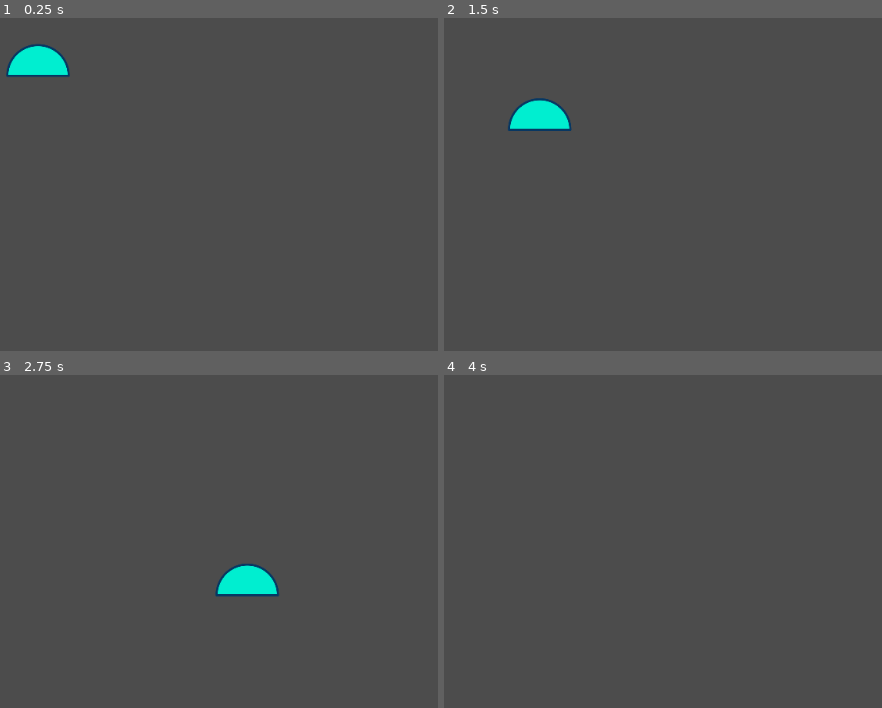
Above: before the commit, frames 1-4 (two rows, left to right).
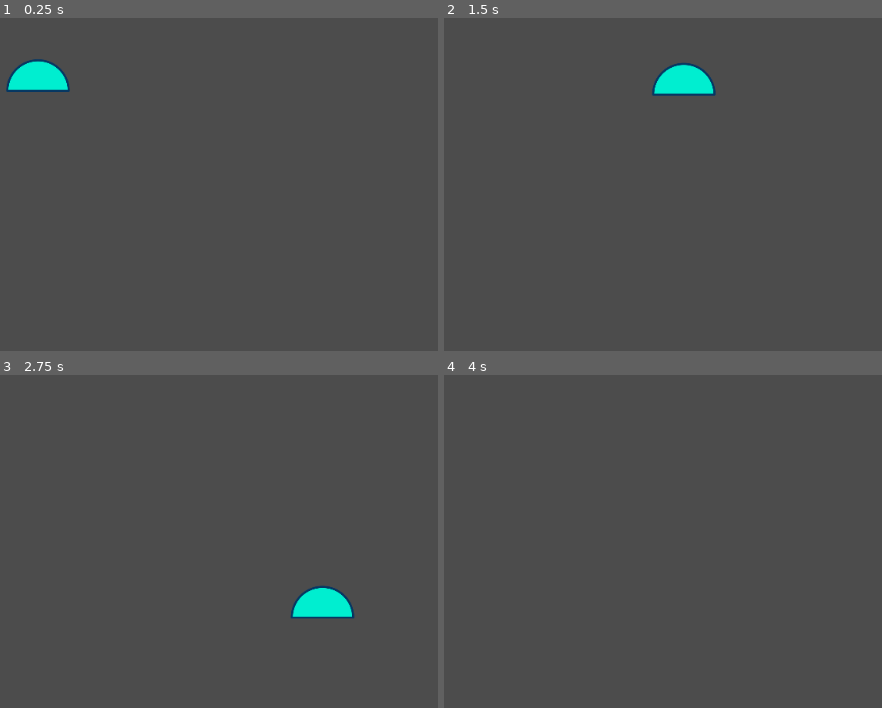
Above: after the commit, the same moments.

Repository: dorianisnairod/GD-SPRING-2022-Project
Game: Godot game, scene res://Levels/TestScene.tscn
Two runs of this game, one before a commit and one after it. Both use one fixed random seed, a clock stepped at 60 frames per second and the inputs below.
Inputs:
- Up to frame 1 (0.25 s): no input
- Up to frame 2 (1.5 s): hold W (jump) 0.53-1.28 s; hold D (walk_right) from 0.53 s (still down); tap W (jump) at 1.35 s
- Up to frame 3 (2.75 s): tap W (jump) at 1.52, 1.82 s; release D (walk_right) at 2.03 s; hold A (walk_left) from 2.03 s (still down); hold W (jump) from 2.03 s (still down)
- Up to frame 4 (4 s): release A (walk_left) at 2.78 s; release W (jump) at 2.78 s; hold D (walk_right) from 2.78 s (still down); tap W (jump) at 2.85, 3.02, 3.32 s; tap Enter at 3.5 s; hold W (jump) from 3.53 s (still down)

The runs differ from the first frame. In frame 1, 1.5% of the frame differs, in the area x 1-16%, y 7-23%; in frame 2, 2.3%; in frame 3, 2.3%, in the area x 49-82%, y 56-74%; in frame 4, nothing differs.

Commit message:
fixed friction, added variable jump height

Diff:
--- a/GB SPRING 2022 Project/Levels/TestScene.tscn
+++ b/GB SPRING 2022 Project/Levels/TestScene.tscn
@@ -3,7 +3,7 @@
 [ext_resource path="res://Scenes/Slime.tscn" type="PackedScene" id=1]
 
 [sub_resource type="RectangleShape2D" id=1]
-extents = Vector2( 91, 11.5 )
+extents = Vector2( 187, 11.5 )
 
 [node name="Scene" type="Node2D"]
 
@@ -23,5 +23,12 @@
 
 [node name="Slime" parent="." instance=ExtResource( 1 )]
 position = Vector2( 0, -35 )
-gravity = 20000
-jump_speed = 9000
+gravity = 40
+jump_speed = 15
+walk_speed = 10
+ground_deceleration = 70
+ground_acceleration = 40
+ground_friction = 30
+air_deceleration = 50
+air_acceleration = 30
+air_friction = 8
--- a/GB SPRING 2022 Project/Slime.gd
+++ b/GB SPRING 2022 Project/Slime.gd
@@ -19,13 +19,16 @@
 export var air_deceleration = 10000
 export var air_acceleration = 5000
 export var air_friction = 8000
+export var min_cancelable_jump_scalar = 0.1
 
-const JUMP_BUFFER_FRAMES = 10
+const JUMP_BUFFER_FRAMES = 12
 const VELOCITY_EPSILON = 0.1
+
 var jump_buffer_count = 0
 
 var velocity = Vector2(0, 0)
 var jump_pressed = false
+var jump_ended = false
 var move_direction = 0
 
 
@@ -40,6 +43,7 @@
 
 
 func state_ground(dt):
+	jump_ended = true
 	if not is_on_floor():
 		state = State.AIR
 		return
@@ -76,10 +80,11 @@
 	elif direction != 0: # if moving...
 		# apply speed-up acceleration
 		current_velocity.x += direction * acceleration * dt
+		current_velocity.x = clamp(current_velocity.x, -walk_speed, walk_speed)
 	else:
 		# apply friction
 		current_velocity.x = move_toward(
-			current_velocity.x, 0, direction * friction_deceleration * dt
+			current_velocity.x, 0, friction_deceleration * dt
 		)
 	return current_velocity
 
@@ -91,6 +96,15 @@
 		return
 	# euler integration (good enough :sunglasses:)
 	velocity.y += gravity * dt
+
+	if (
+		jump_ended == false
+		and not Input.is_action_pressed("jump")
+		and velocity.y < jump_speed * min_cancelable_jump_scalar
+	):
+		jump_ended = true
+		velocity.y = velocity.y * 0.6
+		print("jump cancelled!")
 
 	velocity = horizontal_move(
 		velocity,
@@ -104,6 +118,7 @@
 
 func player_jump(current_velocity):
 	jump_buffer_count = 0
+	jump_ended = false
 	return Vector2(current_velocity.x, -jump_speed)
 
 
@@ -117,5 +132,5 @@
 	elif state == State.AIR:
 		state_air(delta)
 
-	move_and_slide(velocity * delta, Vector2.UP, true)
+	move_and_slide(velocity * delta * 1000, Vector2.UP, true)
 	jump_buffer_count = max(jump_buffer_count - 1, 0)
--- a/GB SPRING 2022 Project/project.godot
+++ b/GB SPRING 2022 Project/project.godot
@@ -14,9 +14,14 @@
 run/main_scene="res://Levels/TestScene.tscn"
 config/icon="res://icon.png"
 
+[display]
+
+window/vsync/vsync_via_compositor=true
+
 [global]
 
 unit=false
+vsync=false
 
 [input]
 
